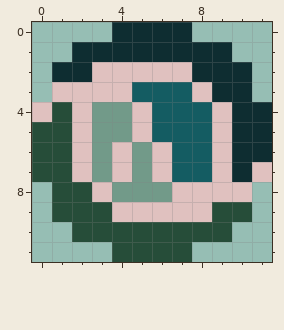
Pixel-art sprite, stored at 12px/lang/clojure.png. The picture above is the old version.
The file is 12x12 pixels.
After the commit:
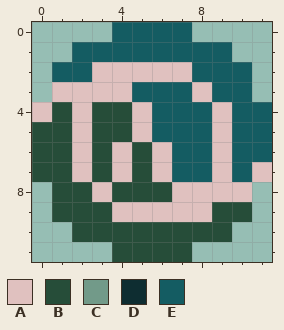
Palette (. is transparent): A #e0c1bf  B #264d39  C #729a89  D #0e2d31  E #145c62
Edits made:
Colour C gives way to colour B in rows 4 to 5 at x 3 to 4; in rows 6 to 7 at x 3 and 5; in row 8 at x 4 to 6.
Colour D gives way to colour E in row 0 at x 4 to 7; in row 1 at x 2 to 9; in row 2 at x 1 to 2 and 8 to 10; in row 3 at x 9 to 10; in rows 4 to 6 at x 10 to 11; in row 7 at x 10.
Pixel boxes of the changes (left, top, right, bottom) in both pictures:
changed: (52, 22, 272, 202)
